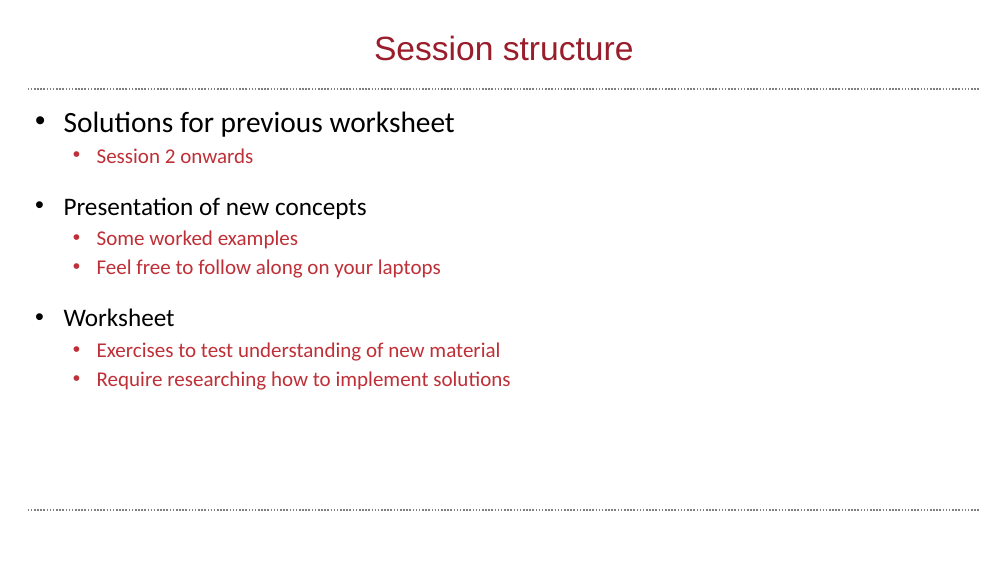
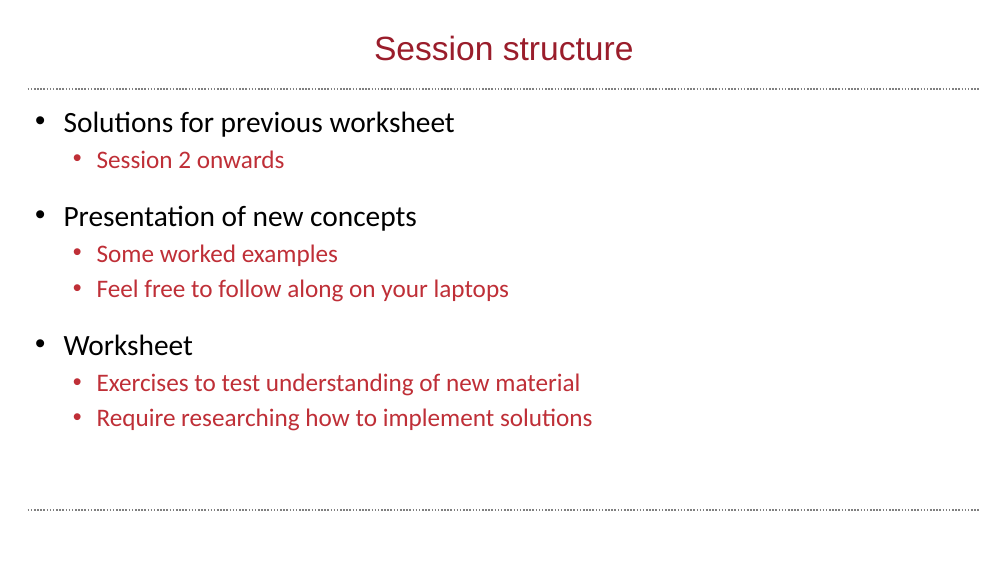
Before and after one commit to wbif-bristol/MATLAB-course, a slide deck: slide 3 of Session 1 - Introduction to MATLAB/MATLAB Session 1.pptx. Drawn at 1008x567 pixels with LibreOffice and Linux fonts; fonts in the diff are those of the drawing; background and template pictures are left out. Boxes give left, top, right and bottom in pixels: in the first picture for what was removed or moved away, otherwise in the second. Text is boxed around its words. In the diff, an @@ line names an element or a change of style, - is before the commit and + after.

Commit message:
Corrected font size

```diff
--- a/Session 1 - Introduction to MATLAB/MATLAB Session 1.pptx
+++ b/Session 1 - Introduction to MATLAB/MATLAB Session 1.pptx
@@ text at [64, 150, 593, 431]: size 20 to 24 pt in "Session 2 onwards", "Some worked examples", "Feel free to follow along on your ...", "Exercises to test understanding of new material" and 1 more places; size 24 to 28 pt in "Presentation of new concepts", "Worksheet" @@
```
